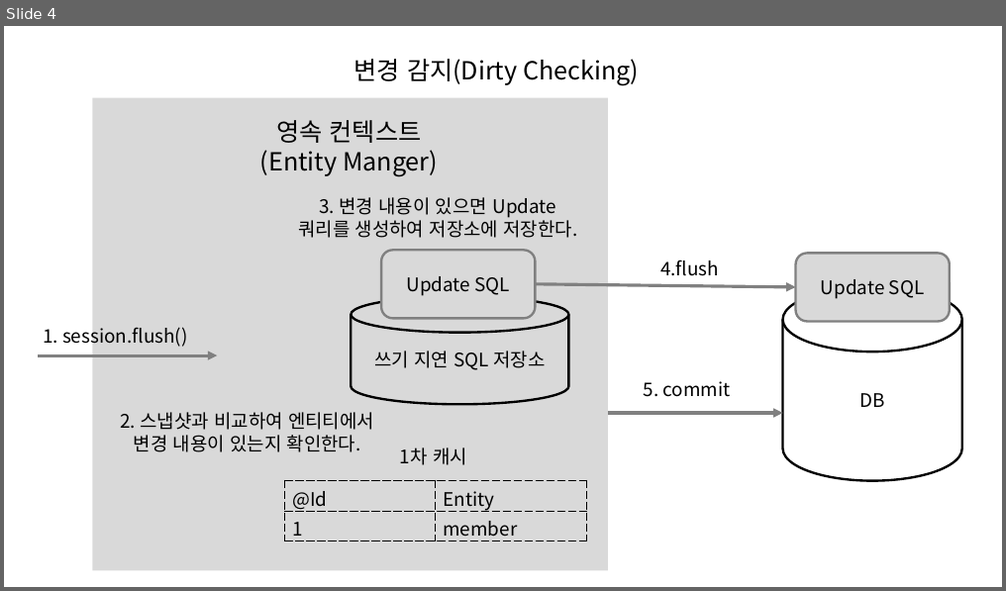
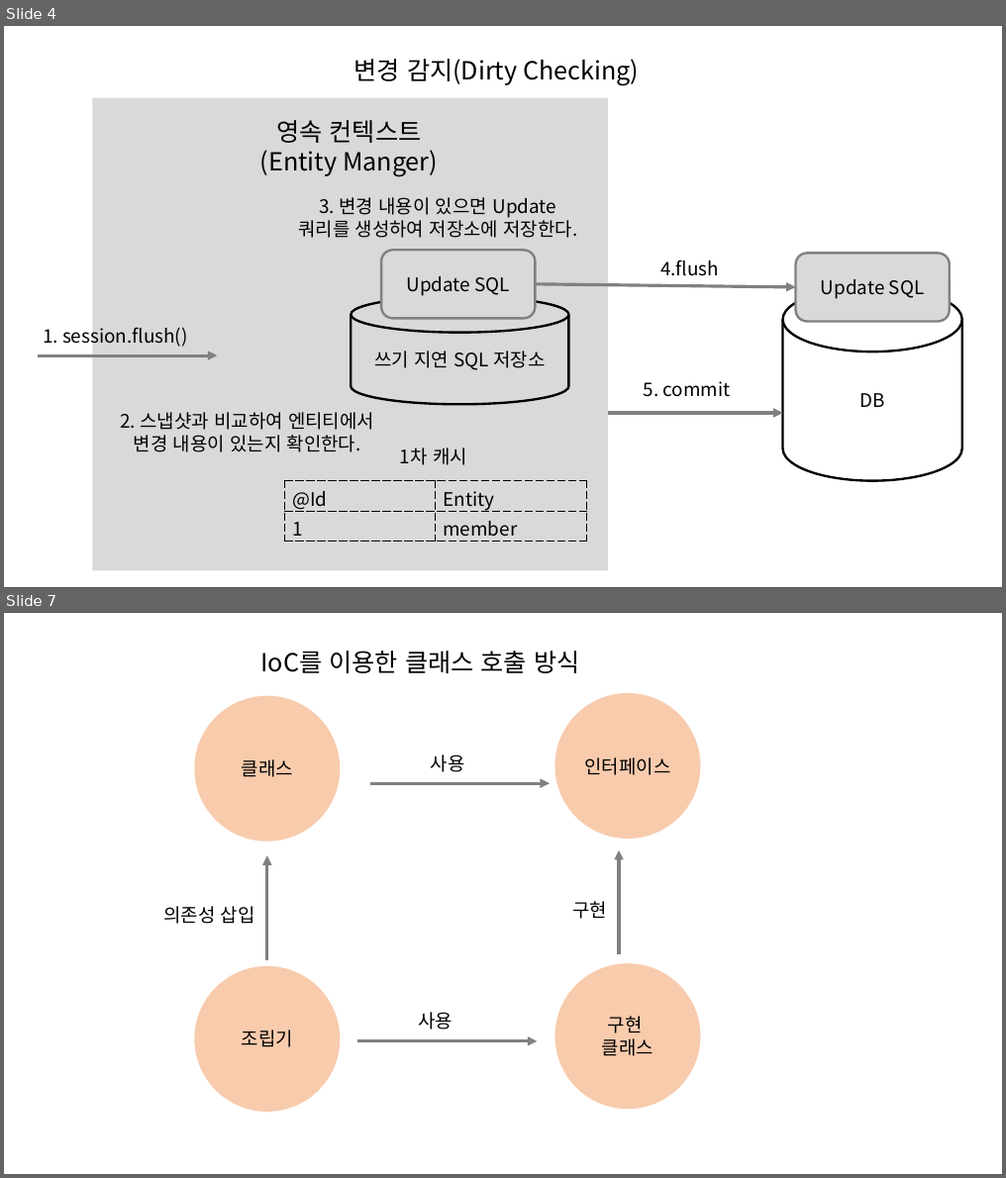
Before and after one commit to llmooon/llmooon.github.io, a slide deck: assets/spring/spring.pptx. Shown one above the other, each under a label of ours: slide 4 before the commit, slides 4 and 7 after it; the slides between them are not shown. The pictures are 1006x591 and 1006x1178 pixels, drawn with LibreOffice and Linux fonts; fonts in the diff are those of the drawing. Boxes give left, top, right and bottom in pixels: in the first picture for what was removed or moved away, otherwise in the second. Text is boxed around its words. In the diff, an @@ line names an element or a change of style, - is before the commit and + after.

```diff
--- a/assets/spring/spring.pptx
+++ b/assets/spring/spring.pptx
@@ slide 7 added at [4,613,1002,1174], background #FFFFFF @@
@@ text added at [261,651,579,673], 24 pt, text #000000 @@
+IoC를 이용한 클래스 호출 방식
@@ ellipse added at [194,696,340,842], fill #F8CBAD, 18 pt, text #000000 @@
+클래스
@@ ellipse added at [555,693,700,839], fill #F8CBAD, 18 pt, text #000000 @@
+인터페이스
@@ text added at [431,755,465,772], 18 pt, text #000000 @@
+사용
@@ arrow added from (371, 783) to (549, 783), #808080 3 pt @@
@@ group added at [163,851,619,960]: 2 arrows, 2 texts @@
+의존성 삽입
+구현
@@ ellipse added at [194,966,340,1112], fill #F8CBAD, 18 pt, text #000000 @@
+조립기
@@ ellipse added at [555,963,700,1109], fill #F8CBAD, 18 pt, text #000000 @@
+구현
+클래스
@@ text added at [418,1012,452,1030], 18 pt, text #000000 @@
+사용
@@ arrow added from (358, 1042) to (537, 1042), #808080 3 pt @@
```
Also in this commit, not shown: 2 other slides added, 8 other files.
